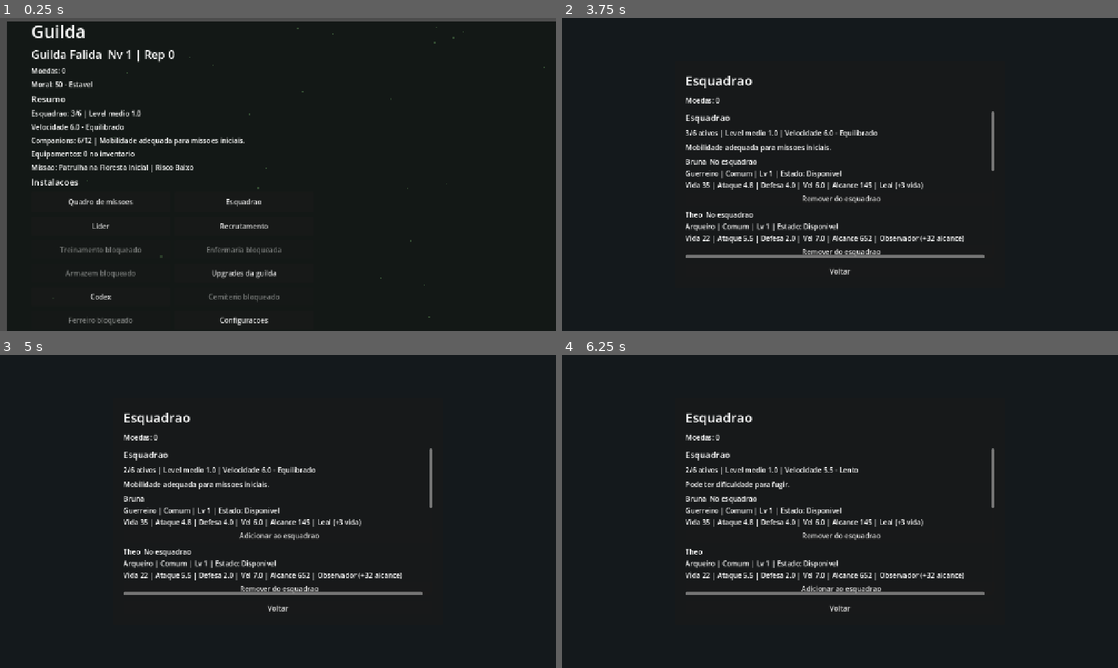
Above: before the commit, frames 1-4 (two rows, left to right).
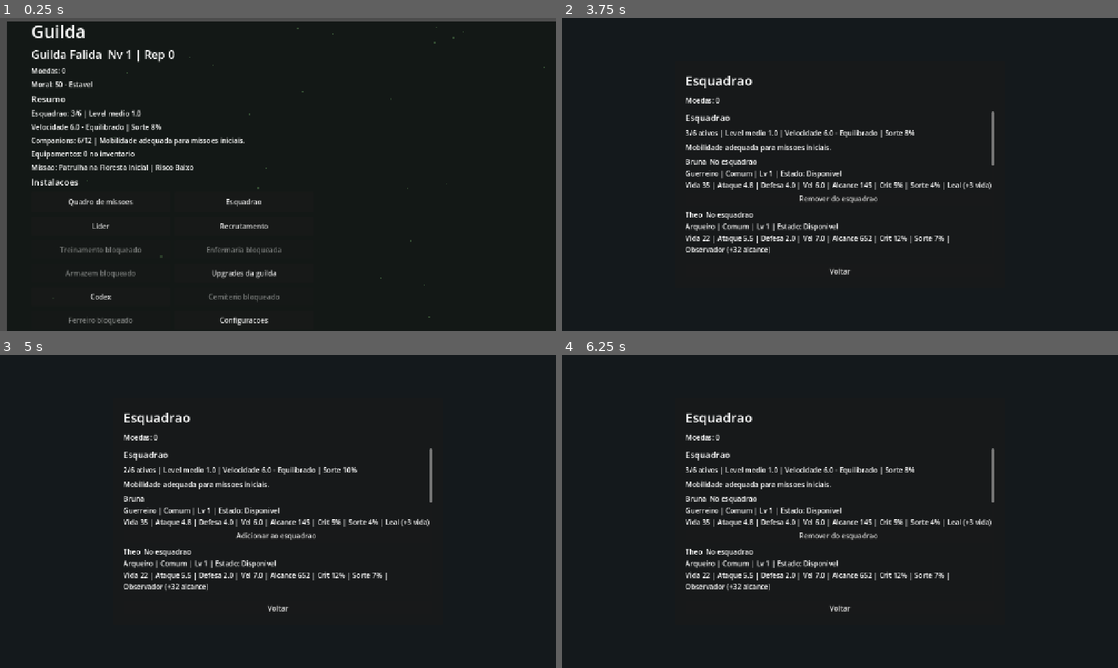
Above: after the commit, the same moments.

Repository: mspandrade/godot-ecos-do-prisma
Game: Godot game, scene res://scenes/ui/GuildScene.tscn
Same seed, same stepped clock (60 frames per second), same inputs: the game is played once before the commit and once after it.
Inputs:
- Up to frame 1 (0.25 s): no input
- Up to frame 2 (3.75 s): click "Quadro de missoes" at 0.5 s; click "Iniciar" at 1.25 s; click "Pausar" at 2 s; click "Voltar ao menu" at 2.75 s; click "Esquadrao" at 3.5 s
- Up to frame 3 (5 s): click "Remover do esquadrao" at 4.25 s
- Up to frame 4 (6.25 s): click "Adicionar ao esquadrao" at 5 s; click "Remover do esquadrao" at 5.75 s

The runs differ from the first frame. In frame 1, less than 0.1% of the frame differs, in the area x 22-29%, y 33-37%; in frame 2, 1.6%; in frame 3, 1.6%; in frame 4, 2.1%, in the area x 22-78%, y 35-77%.

Commit message:
Add luck scaling and rarity-based companion milestones

Diff:
--- a/scenes/ui/CompanionChoices.tscn
+++ b/scenes/ui/CompanionChoices.tscn
@@ -66,3 +66,17 @@
 size_flags_horizontal = 3
 autowrap_mode = 2
 text = "C"
+
+[node name="ChoiceD" type="Button" parent="Panel/VBox/ChoicesRow"]
+unique_name_in_owner = true
+layout_mode = 2
+size_flags_horizontal = 3
+autowrap_mode = 2
+text = "D"
+
+[node name="ChoiceE" type="Button" parent="Panel/VBox/ChoicesRow"]
+unique_name_in_owner = true
+layout_mode = 2
+size_flags_horizontal = 3
+autowrap_mode = 2
+text = "E"
--- a/scripts/core/game_data.gd
+++ b/scripts/core/game_data.gd
@@ -542,7 +542,7 @@
 	"impulsivo": {"name": "Impulsivo", "effect": "+1 ataque, -6% recarga", "bonuses": {"attack": 1.0, "cooldown_multiplier": 0.94}},
 	"observador": {"name": "Observador", "effect": "+32 alcance", "bonuses": {"range": 32.0}},
 	"teimoso": {"name": "Teimoso", "effect": "+8 vida, +0.5 defesa", "bonuses": {"max_health": 8.0, "defense": 0.5}},
-	"sortudo": {"name": "Sortudo", "effect": "+10% critico", "bonuses": {"crit": 0.1}},
+	"sortudo": {"name": "Sortudo", "effect": "+10% sorte", "bonuses": {"luck": 0.1}},
 	"disciplinado": {"name": "Disciplinado", "effect": "-10% recarga", "bonuses": {"cooldown_multiplier": 0.9}},
 	"focada": {"name": "Focada", "effect": "+20% poder de habilidade", "bonuses": {"ability_power": 0.2}},
 	"curiosa": {"name": "Curiosa", "effect": "+20% poder de habilidade", "bonuses": {"ability_power": 0.2}}
@@ -706,6 +706,8 @@
 		data["range"] = maxf(0.0, float(result.get("range", data.get("range", 0.0))))
 		data["cooldown"] = maxf(0.1, float(result.get("cooldown", data.get("cooldown", 1.0))))
 		data["ability_power"] = maxf(0.0, float(result.get("ability_power", data.get("ability_power", 1.0))))
+		data["crit"] = maxf(0.0, float(result.get("crit", data.get("crit", 0.0))))
+		data["luck"] = maxf(0.0, float(result.get("luck", data.get("luck", 0.0))))
 		data["state"] = _normalized_return_state(returned_state)
 		if str(data["state"]) == "morto":
 			active_squad.erase(companion_id)
@@ -878,14 +880,26 @@
 	var data: Dictionary = companion_roster[companion_id]
 	if int(data.get("pending_upgrades", 0)) <= 0 or str(data.get("state", "disponivel")) == "morto":
 		return []
-	var choices := _companion_upgrade_choices(str(data.get("class", "shield")))
+	var choices: Array = (_companion_upgrade_choices(str(data.get("class", "shield"))) as Array).slice(0, 3)
 	var rarity := str(data.get("rarity", "comum"))
-	var count := 3
-	if rarity in ["raro", "epico"]:
-		count = 4
+	var level := int(data.get("level", 1))
+	var milestone_choice := _companion_milestone_choice(level)
+	if not milestone_choice.is_empty():
+		choices[2] = milestone_choice
+	if rarity == "incomum" and level >= 5:
+		choices[1] = {"id": "crit", "name": "Precisao", "desc": "+4% chance critica"}
+	elif rarity == "raro":
+		choices.append({"id": "crit", "name": "Precisao", "desc": "+4% chance critica"} if level >= 5 else {"id": "ability", "name": "Talento", "desc": "+15% efeito especial"})
+	elif rarity == "epico":
+		choices.append({"id": "crit", "name": "Precisao Epica", "desc": "+6% chance critica"})
+		if level >= 5:
+			choices[1] = {"id": "luck", "name": "Fortuna", "desc": "+6% sorte"}
 	elif rarity == "lendario":
-		count = 5
-	return choices.slice(0, min(count, choices.size()))
+		choices.append({"id": "crit", "name": "Precisao Lendaria", "desc": "+6% chance critica"})
+		choices.append({"id": "luck", "name": "Destino", "desc": "+8% sorte"})
+		if level >= 5:
+			choices[1] = {"id": "ability", "name": "Dom Lendario", "desc": "+15% efeito especial"}
+	return choices
 
 func apply_companion_pending_upgrade(companion_id: String, upgrade_id: String) -> bool:
 	_ensure_guild_defaults()
@@ -1348,6 +1362,7 @@
 		"average_level": average_level,
 		"recommended_level": recommended_level,
 		"average_speed": average_speed,
+		"average_luck": float(squad["average_luck"]),
 		"speed_label": str(squad["speed_label"]),
 		"risk": risk,
 		"warnings": warnings,
@@ -1441,6 +1456,7 @@
 	_ensure_guild_defaults()
 	var total_level := 0.0
 	var total_speed := 0.0
+	var total_luck := 0.0
 	var count := 0
 	for companion_id in active_squad:
 		if not companion_roster.has(companion_id):
@@ -1450,14 +1466,17 @@
 			continue
 		total_level += float(data.get("level", 1))
 		total_speed += float(data.get("speed_rating", 0.0))
+		total_luck += float(data.get("luck", 0.0))
 		count += 1
 	var average_level := total_level / count if count > 0 else 0.0
 	var average_speed := total_speed / count if count > 0 else 0.0
+	var average_luck := total_luck / count if count > 0 else 0.0
 	return {
 		"size": count,
 		"max_size": MAX_SQUAD_SIZE,
 		"average_level": average_level,
 		"average_speed": average_speed,
+		"average_luck": average_luck,
 		"speed_label": classify_squad_speed(average_speed),
 		"mobility_warning": get_mobility_warning(average_speed)
 	}
@@ -1562,6 +1581,10 @@
 	if average_speed < 9.0:
 		return 0.9
 	return 1.0
+
+func get_lucky_reward_chance(base_chance: float) -> float:
+	var average_luck := float(get_squad_summary()["average_luck"])
+	return clampf(base_chance * (1.0 + average_luck), 0.0, 1.0)
 
 func _apply_mission_victory_rewards(mission: Dictionary, summary: Dictionary) -> void:
 	var active_ids := _rewardable_active_companion_ids()
@@ -1653,6 +1676,17 @@
 		]
 	return choices
 
+func _companion_milestone_choice(level: int) -> Dictionary:
+	if level >= 20:
+		return {"id": "ultimate", "name": "Habilidade Definitiva", "desc": "+40% habilidade e -10% recarga"}
+	if level >= 15:
+		return {"id": "advanced_power", "name": "Poder Avancado", "desc": "+30% habilidade e +4% critico"}
+	if level >= 10:
+		return {"id": "specialization", "name": "Especializacao", "desc": "+18% ataque e +1 defesa"}
+	if level >= 5:
+		return {"id": "ability", "name": "Poder de Classe", "desc": "+15% efeito especial"}
+	return {}
+
 func _apply_companion_upgrade_to_data(data: Dictionary, upgrade_id: String) -> bool:
 	match upgrade_id:
 		"damage":
@@ -1669,6 +1703,19 @@
 			data["speed_rating"] = float(data.get("speed_rating", 0.0)) + 0.35
 		"ability":
 			data["ability_power"] = float(data.get("ability_power", 1.0)) * 1.15
+		"crit":
+			data["crit"] = float(data.get("crit", 0.0)) + (0.06 if str(data.get("rarity", "comum")) in ["epico", "lendario"] else 0.04)
+		"luck":
+			data["luck"] = float(data.get("luck", 0.0)) + (0.08 if str(data.get("rarity", "comum")) == "lendario" else 0.06)
+		"specialization":
+			data["attack"] = float(data.get("attack", 0.0)) * 1.18
+			data["defense"] = float(data.get("defense", 0.0)) + 1.0
+		"advanced_power":
+			data["ability_power"] = float(data.get("ability_power", 1.0)) * 1.3
+			data["crit"] = float(data.get("crit", 0.0)) + 0.04
+		"ultimate":
+			data["ability_power"] = float(data.get("ability_power", 1.0)) * 1.4
+			data["cooldown"] = maxf(0.1, float(data.get("cooldown", 1.0)) * 0.9)
 		_:
 			return false
 	return true
@@ -1823,9 +1870,6 @@
 			data["defense"] = float(data.get("defense", 0.0)) + 1.25
 		if traits.has("curiosa"):
 			data["ability_power"] = float(data.get("ability_power", 0.0)) + 0.2
-		if traits.has("sortudo"):
-			data["luck"] = maxf(0.0, float(data.get("luck", 0.0)) - 0.1)
-			data["crit"] = float(data.get("crit", 0.0)) + 0.1
 		companion_roster[companion_id] = data
 
 func _default_guild_value(key: String) -> Variant:
@@ -1898,7 +1942,7 @@
 	]
 
 func _roll_mission_equipment_reward(mission: Dictionary, summary: Dictionary) -> void:
-	var chance := float(mission.get("equipment_reward_chance", 0.0))
+	var chance := get_lucky_reward_chance(float(mission.get("equipment_reward_chance", 0.0)))
 	if chance <= 0.0 or randf() > chance:
 		return
 	var ids := _drop_equipment_ids(int(mission.get("recommended_level", 1)))
--- a/scripts/game/companion.gd
+++ b/scripts/game/companion.gd
@@ -25,6 +25,7 @@
 var attack_timer := 0.0
 var ability_power := 1.0
 var crit_chance := 0.0
+var luck := 0.0
 var follow_offset := Vector2.ZERO
 var player: Node2D
 var contact_tick := 0.0
@@ -70,6 +71,7 @@
 	attack_timer = randf_range(0.12, 0.45)
 	ability_power = float(data.get("ability_power", 1.0))
 	crit_chance = float(data.get("crit", 0.0))
+	luck = float(data.get("luck", 0.0))
 	scale = Vector2.ONE
 	base_collision_layer = collision_layer
 	base_collision_mask = collision_mask
@@ -210,8 +212,35 @@
 		choices.append({"id": "ability", "name": "Inspiracao", "desc": "+15% forca do buff"})
 	elif class_type != "cleric":
 		choices.append({"id": "ability", "name": "Tecnica", "desc": "+15% efeito especial"})
-	choices.shuffle()
-	return choices.slice(0, 3)
+	var offered: Array = choices.slice(0, 3)
+	var milestone_choice := _milestone_choice()
+	if not milestone_choice.is_empty():
+		offered[2] = milestone_choice
+	if rarity == "incomum" and level >= 5:
+		offered[1] = {"id": "crit", "name": "Precisao", "desc": "+4% chance critica"}
+	elif rarity == "raro":
+		offered.append({"id": "crit", "name": "Precisao", "desc": "+4% chance critica"} if level >= 5 else {"id": "ability", "name": "Talento", "desc": "+15% efeito especial"})
+	elif rarity == "epico":
+		offered.append({"id": "crit", "name": "Precisao Epica", "desc": "+6% chance critica"})
+		if level >= 5:
+			offered[1] = {"id": "luck", "name": "Fortuna", "desc": "+6% sorte"}
+	elif rarity == "lendario":
+		offered.append({"id": "crit", "name": "Precisao Lendaria", "desc": "+6% chance critica"})
+		offered.append({"id": "luck", "name": "Destino", "desc": "+8% sorte"})
+		if level >= 5:
+			offered[1] = {"id": "ability", "name": "Dom Lendario", "desc": "+15% efeito especial"}
+	return offered
+
+func _milestone_choice() -> Dictionary:
+	if level >= 20:
+		return {"id": "ultimate", "name": "Habilidade Definitiva", "desc": "+40% habilidade e -10% recarga"}
+	if level >= 15:
+		return {"id": "advanced_power", "name": "Poder Avancado", "desc": "+30% habilidade e +4% critico"}
+	if level >= 10:
+		return {"id": "specialization", "name": "Especializacao", "desc": "+18% ataque e +1 defesa"}
+	if level >= 5:
+		return {"id": "ability", "name": "Poder de Classe", "desc": "+15% efeito especial"}
+	return {}
 
 func apply_upgrade(upgrade_id: String) -> void:
 	if is_down or not is_recruited:
@@ -231,6 +260,19 @@
 			speed_rating += 0.35
 		"ability":
 			ability_power *= 1.15
+		"crit":
+			crit_chance += 0.06 if rarity in ["epico", "lendario"] else 0.04
+		"luck":
+			luck += 0.08 if rarity == "lendario" else 0.06
+		"specialization":
+			attack_damage *= 1.18
+			defense += 1.0
+		"advanced_power":
+			ability_power *= 1.3
+			crit_chance += 0.04
+		"ultimate":
+			ability_power *= 1.4
+			attack_cooldown *= 0.9
 
 func _use_class_action() -> void:
 	play_attack_animation()
--- a/scripts/game/companion_manager.gd
+++ b/scripts/game/companion_manager.gd
@@ -74,6 +74,8 @@
 			"range": companion.attack_range,
 			"cooldown": companion.attack_cooldown,
 			"ability_power": companion.ability_power,
+			"crit": companion.crit_chance,
+			"luck": companion.luck,
 			"state": companion.state if companion.is_down else "disponivel"
 		})
 	return results
--- a/scripts/game/game_manager.gd
+++ b/scripts/game/game_manager.gd
@@ -137,6 +137,7 @@
 
 func _roll_combat_equipment_drop(xp_value: int, coin_value: int) -> void:
 	var chance: float = minf(0.08, 0.001 + xp_value * 0.0015 + coin_value * 0.0004)
+	chance = GameData.get_lucky_reward_chance(chance)
 	if randf() > chance:
 		return
 	var candidate := GameData.roll_random_equipment_candidate(int(mission_profile.get("recommended_level", 1)))
--- a/scripts/ui/characters_screen.gd
+++ b/scripts/ui/characters_screen.gd
@@ -17,12 +17,13 @@
 	_add_section_title("Esquadrao")
 	var summary := GameData.get_squad_summary()
 	var squad_label := Label.new()
-	squad_label.text = "%d/%d ativos | Level medio %.1f | Velocidade %.1f - %s" % [
+	squad_label.text = "%d/%d ativos | Level medio %.1f | Velocidade %.1f - %s | Sorte %.0f%%" % [
 		int(summary["size"]),
 		int(summary["max_size"]),
 		float(summary["average_level"]),
 		float(summary["average_speed"]),
-		str(summary["speed_label"])
+		str(summary["speed_label"]),
+		float(summary["average_luck"]) * 100.0
 	]
 	list.add_child(squad_label)
 	var warning := Label.new()
@@ -55,13 +56,16 @@
 	if pending_upgrades > 0:
 		details.text += " | Melhorias pendentes: %d" % pending_upgrades
 	var stats := Label.new()
-	stats.text = "Vida %.0f | Ataque %.1f | Defesa %.1f | Vel %.1f | Alcance %.0f" % [
+	stats.text = "Vida %.0f | Ataque %.1f | Defesa %.1f | Vel %.1f | Alcance %.0f | Crit %.0f%% | Sorte %.0f%%" % [
 		float(data.get("max_health", 0.0)),
 		float(data.get("attack", 0.0)),
 		float(data.get("defense", 0.0)),
 		float(data.get("speed_rating", 0.0)),
-		float(data.get("range", 0.0))
+		float(data.get("range", 0.0)),
+		float(data.get("crit", 0.0)) * 100.0,
+		float(data.get("luck", 0.0)) * 100.0
 	]
+	stats.autowrap_mode = TextServer.AUTOWRAP_WORD_SMART
 	var trait_text := []
 	for trait_id in data.get("traits", []):
 		trait_text.append(GameData.get_trait_effect_text(str(trait_id)))
--- a/scripts/ui/companion_choices.gd
+++ b/scripts/ui/companion_choices.gd
@@ -7,7 +7,7 @@
 
 func bind(manager: Node) -> void:
 	companion_manager = manager
-	buttons = [%ChoiceA, %ChoiceB, %ChoiceC]
+	buttons = [%ChoiceA, %ChoiceB, %ChoiceC, %ChoiceD, %ChoiceE]
 	for i in range(buttons.size()):
 		buttons[i].pressed.connect(_choose.bind(i))
 
--- a/scripts/ui/guild_scene.gd
+++ b/scripts/ui/guild_scene.gd
@@ -54,7 +54,7 @@
 		int(summary["max_size"]),
 		float(summary["average_level"])
 	]
-	mobility_label.text = "Velocidade %.1f - %s" % [float(summary["average_speed"]), str(summary["speed_label"])]
+	mobility_label.text = "Velocidade %.1f - %s | Sorte %.0f%%" % [float(summary["average_speed"]), str(summary["speed_label"]), float(summary["average_luck"]) * 100.0]
 	mission_label.text = "Missao: %s | Risco %s" % [
 		str(mission.get("name", "-")),
 		str(GameData.get_mission_readiness(str(mission["id"]))["risk"])
--- a/scripts/ui/mission_select.gd
+++ b/scripts/ui/mission_select.gd
@@ -55,10 +55,11 @@
 		str(readiness["risk"])
 	]
 	var squad := Label.new()
-	squad.text = "Seu esquadrao: Lv %.1f | Vel %.1f - %s" % [
+	squad.text = "Seu esquadrao: Lv %.1f | Vel %.1f - %s | Sorte %.0f%%" % [
 		float(readiness["average_level"]),
 		float(readiness["average_speed"]),
-		str(readiness["speed_label"])
+		str(readiness["speed_label"]),
+		float(readiness["average_luck"]) * 100.0
 	]
 	var enemies := Label.new()
 	enemies.text = "Inimigos previstos: %s" % ", ".join(mission.get("enemies", []))
--- a/tests/test_runner.gd
+++ b/tests/test_runner.gd
@@ -174,6 +174,13 @@
 	_assert_float_eq(companion.move_speed, 210.0, "Companion speed upgrade applies to movement")
 	_assert_float_eq(companion.speed_rating, 5.35, "Companion speed upgrade applies to squad rating")
 	_assert_float_eq(companion.ability_power, 1.15, "Companion ability upgrade applies")
+	companion.rarity = "lendario"
+	companion.level = 20
+	var legendary_choices: Array = companion.get_upgrade_choices()
+	_assert_eq(legendary_choices.size(), 5, "Legendary runtime companion receives five choices")
+	_assert_true(legendary_choices.any(func(choice: Dictionary): return str(choice["id"]) == "ultimate"), "Runtime level twenty exposes ultimate power")
+	companion.apply_upgrade("ultimate")
+	_assert_float_eq(companion.ability_power, 1.61, "Runtime ultimate improves ability power")
 	companion.take_damage(40.0)
 	_assert_eq(companion.health, 0.0, "Companion can fall after taking lethal damage")
 	_assert_true(companion.is_down, "Companion enters downed state after falling")
@@ -484,6 +491,7 @@
 	var combat_defs: Array = data.get_active_companion_defs()
 	_assert_eq(summary["size"], 3, "Default guild starts with three active companions")
 	_assert_float_eq(summary["average_speed"], 6.0, "Default squad speed average uses companion ratings")
+	_assert_true(float(summary["average_luck"]) > 0.0, "Default squad exposes average luck for rewards")
 	_assert_eq(summary["speed_label"], "Equilibrado", "Default squad speed gets a readable label")
 	_assert_eq(combat_defs.size(), 3, "Combat companion defs come from active squad")
 	_assert_eq(combat_defs[0]["id"], "c_warrior_001", "Combat companion keeps persistent roster id")
@@ -492,7 +500,9 @@
 	_assert_true(float(roster["c_mage_001"]["ability_power"]) > 0.75, "Initial curiosa trait grants ability power")
 	var lucky: Dictionary = data._make_companion_data("lucky_test", "Sorte", "archer", "comum", ["sortudo"])
 	var lucky_combat: Dictionary = data._build_combat_companion_def("lucky_test", lucky)
-	_assert_float_eq(float(lucky_combat["crit"]), float(lucky["crit"]), "Critical trait is passed into combat definition")
+	_assert_true(float(lucky["luck"]) > float(roster["c_archer_001"]["luck"]), "Sortudo trait grants luck")
+	_assert_float_eq(float(lucky_combat["crit"]), float(lucky["crit"]), "Class critical chance is passed into combat definition")
+	_assert_true(data.get_lucky_reward_chance(0.5) > 0.5, "Squad luck improves equipment reward chance")
 	var runtime: Node = CompanionScript.new()
 	runtime.crit_chance = 1.0
 	_assert_float_eq(float(runtime._damage_with_critical(10.0)), 17.5, "Runtime attack resolves guaranteed critical damage")
@@ -523,6 +533,7 @@
 	var initial: Dictionary = data.get_mission_readiness("initial_forest_survival")
 	_assert_true(initial["can_start"], "Initial mission can start with default squad")
 	_assert_eq(initial["risk"], "Baixo", "Initial mission starts with low risk")
+	_assert_true(float(initial["average_luck"]) > 0.0, "Mission readiness exposes squad luck")
 	var locked: Dictionary = data.get_mission_readiness("wolf_cave_scout")
 	_assert_true(not locked["unlocked"], "Locked mission reports locked state")
 	_assert_true(not data.select_mission("wolf_cave_scout"), "Cannot select locked mission")
@@ -664,6 +675,26 @@
 	_assert_true(data.apply_companion_pending_upgrade("c_warrior_001", "damage"), "Pending companion upgrade can be applied")
 	_assert_float_eq(float(data.companion_roster["c_warrior_001"]["attack"]), before_attack * 1.12, "Persistent companion damage upgrade changes roster stat")
 	_assert_eq(data.companion_roster["c_warrior_001"]["pending_upgrades"], 0, "Applying persistent companion upgrade spends pending point")
+	var rare: Dictionary = data._make_companion_data("rare_upgrade", "Rara", "assassin", "raro", [])
+	rare["level"] = 5
+	rare["pending_upgrades"] = 1
+	data.companion_roster["rare_upgrade"] = rare
+	var rare_choices: Array = data.get_companion_upgrade_choices("rare_upgrade")
+	_assert_eq(rare_choices.size(), 4, "Rare companion receives four level-up choices")
+	_assert_true(rare_choices.any(func(choice: Dictionary): return str(choice["id"]) == "crit"), "Rare level-five choice includes critical progression")
+	var rare_crit := float(rare["crit"])
+	_assert_true(data.apply_companion_pending_upgrade("rare_upgrade", "crit"), "Rare companion can select critical progression")
+	_assert_float_eq(float(data.companion_roster["rare_upgrade"]["crit"]), rare_crit + 0.04, "Critical progression changes persistent stat")
+	var legendary: Dictionary = data._make_companion_data("legend_upgrade", "Lenda", "mage", "lendario", [])
+	legendary["level"] = 20
+	legendary["pending_upgrades"] = 1
+	data.companion_roster["legend_upgrade"] = legendary
+	var legend_choices: Array = data.get_companion_upgrade_choices("legend_upgrade")
+	_assert_eq(legend_choices.size(), 5, "Legendary companion receives five level-up choices")
+	_assert_true(legend_choices.any(func(choice: Dictionary): return str(choice["id"]) == "ultimate"), "Level twenty exposes ultimate milestone power")
+	var before_power := float(legendary["ability_power"])
+	_assert_true(data.apply_companion_pending_upgrade("legend_upgrade", "ultimate"), "Ultimate milestone power can be selected")
+	_assert_float_eq(float(data.companion_roster["legend_upgrade"]["ability_power"]), before_power * 1.4, "Ultimate improves persistent ability power")
 	data.free()
 
 func _test_flee_does_not_complete_mission() -> void:
@@ -702,6 +733,8 @@
 			"range": 170.0,
 			"cooldown": 1.1,
 			"ability_power": 1.25,
+			"crit": 0.18,
+			"luck": 0.2,
 			"state": "ferido"
 		}
 	])
@@ -709,6 +742,8 @@
 	_assert_eq(companion["level"], 3, "Run result persists companion level")
 	_assert_eq(companion["xp"], 4, "Run result persists companion XP remainder")
 	_assert_float_eq(companion["attack"], 7.5, "Run result persists chosen attribute upgrades")
+	_assert_float_eq(companion["crit"], 0.18, "Run result persists critical upgrades")
+	_assert_float_eq(companion["luck"], 0.2, "Run result persists luck upgrades")
 	_assert_eq(companion["state"], "ferido", "Fallen companion returns as wounded")
 	_assert_float_eq(companion["current_health"], 16.8, "Wounded companion returns with partial health")
 	_assert_true(summary["wounded_companions"].has("Bruna"), "Run result reports wounded companions")
Not shown, changed: IMPLEMENTATION_STATUS.md
